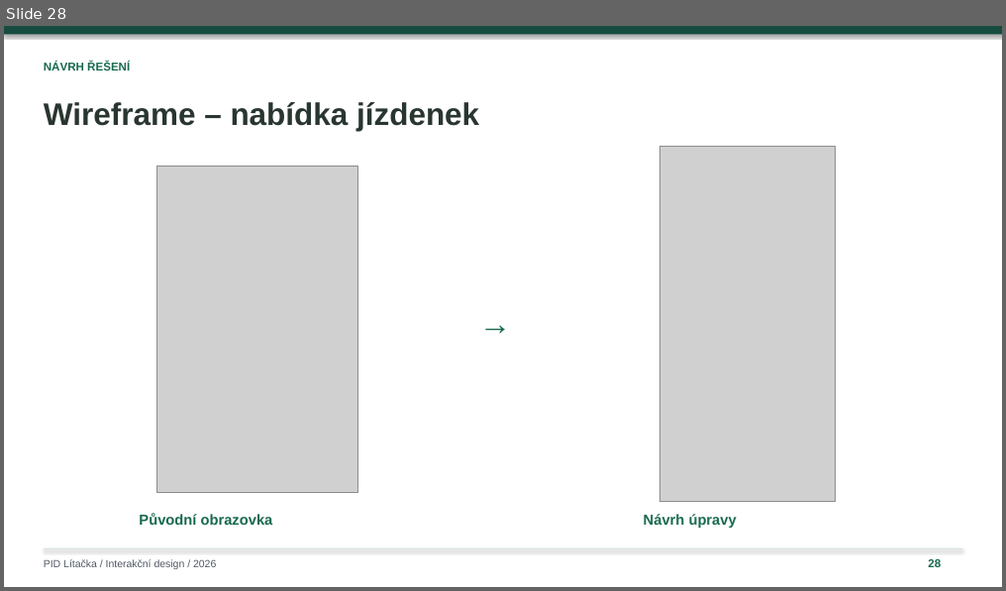
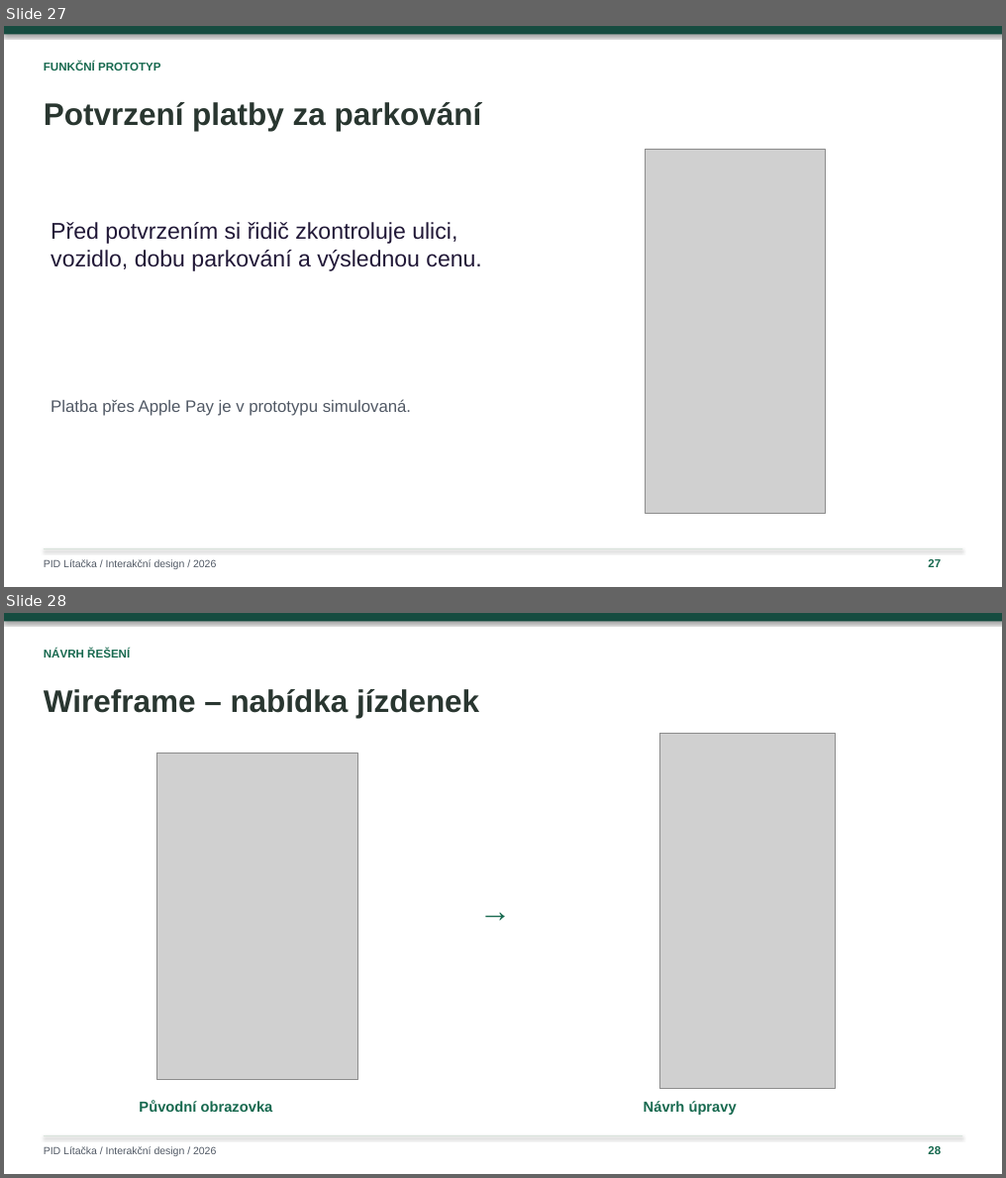
Before and after one commit to ShachPlay/ID_2026, a slide deck: PID-Litacka-Plichta-upravena.pptx. Shown one above the other, each under a label of ours: slide 28 before the commit, slides 27 and 28 after it. The pictures are 1006x591 and 1006x1178 pixels, drawn with LibreOffice and Linux fonts; fonts in the diff are those of the drawing; grey boxes stand for pictures. Boxes give left, top, right and bottom in pixels: in the first picture for what was removed or moved away, otherwise in the second. Text is boxed around its words. In the diff, an @@ line names an element or a change of style, - is before the commit and + after.

```diff
--- a/PID-Litacka-Plichta-upravena.pptx
+++ b/PID-Litacka-Plichta-upravena.pptx
@@ slide 27 added at <box>4,26,1002,587</box>, background #FFFFFF @@
@@ rectangle added at <box>4,26,1002,587</box>, fill #FFFFFF @@
@@ rectangle added at <box>4,26,1002,34</box>, fill #164C40 @@
@@ text added at <box>44,62,160,71</box>, 11 pt, text #17694F, bold @@
+FUNKČNÍ PROTOTYP
@@ text added at <box>44,102,482,131</box>, 30 pt, text #293630, bold @@
+Potvrzení platby za parkování
@@ picture added at <box>646,149,826,514</box> @@
@@ text added at <box>51,222,481,272</box>, 22 pt, text #211837 @@
+Před potvrzením si řidič zkontroluje ulici,
+vozidlo, dobu parkování a výslednou cenu.
@@ text added at <box>51,399,411,416</box>, 16 pt, text #515965 @@
+Platba přes Apple Pay je v prototypu simulovaná.
@@ rectangle added at <box>44,550,963,550</box>, fill #D8E3DB @@
@@ text added at <box>44,560,216,570</box>, 10 pt, text #515965 @@
+PID Lítačka / Interakční design / 2026
@@ text added at <box>928,560,941,568</box>, 11 pt, text #17694F, bold @@
+27
```
Also in this commit, not shown: 8 slides changed, 1 slide removed.
